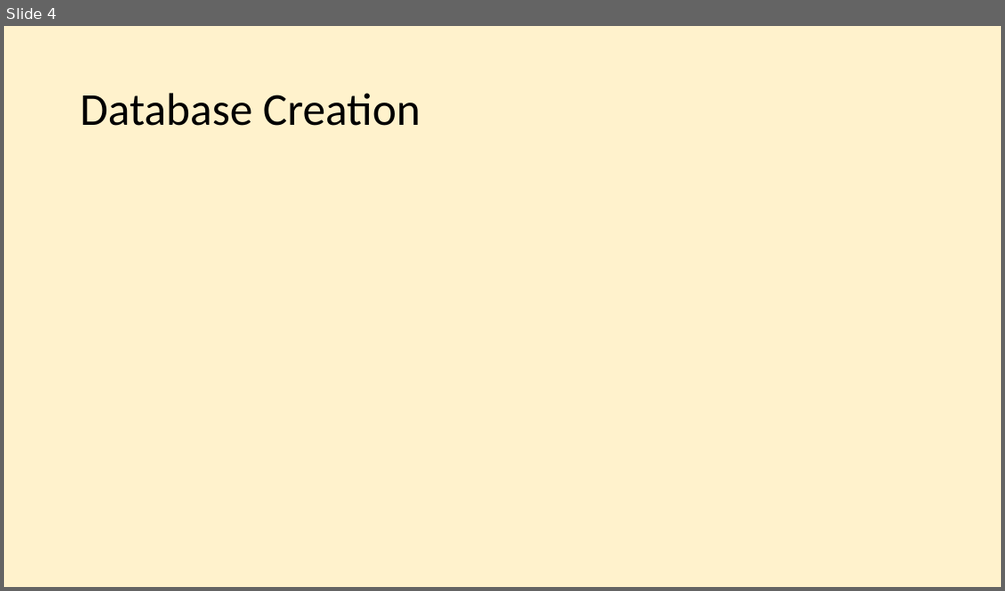
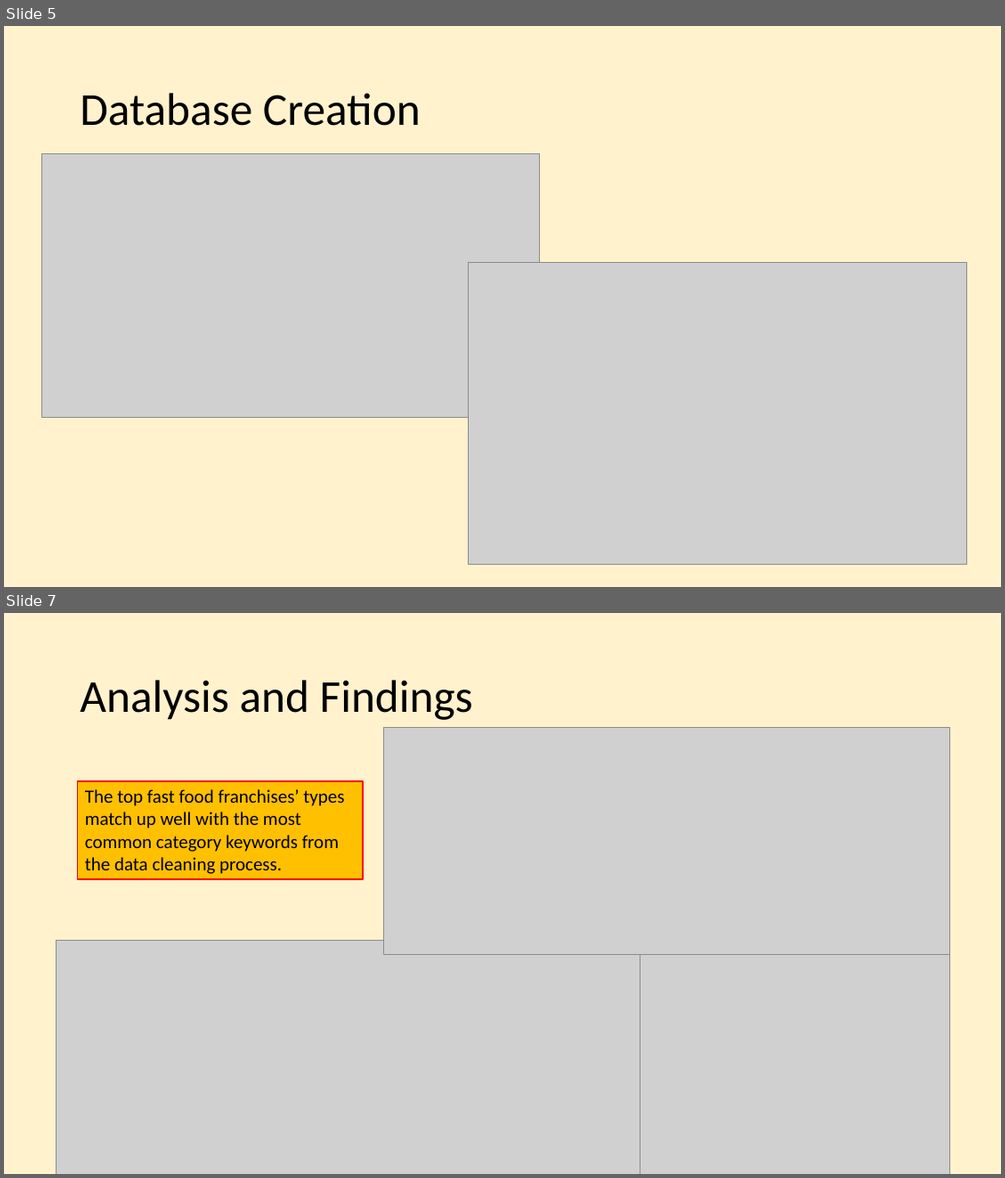
Before and after one commit to teresanttruong/M16-project-3-RTT, a slide deck: restaurants_presentation.pptx. Shown one above the other, each under a label of ours: slide 4 before the commit, slides 5 and 7 after it; the slides between them are not shown. The pictures are 1005x591 and 1005x1178 pixels, drawn with LibreOffice and Linux fonts; fonts in the diff are those of the drawing; grey boxes stand for pictures. Boxes give left, top, right and bottom in pixels: in the first picture for what was removed or moved away, otherwise in the second. Text is boxed around its words. In the diff, an @@ line names an element or a change of style, - is before the commit and + after.

```diff
--- a/restaurants_presentation.pptx
+++ b/restaurants_presentation.pptx
@@ slide 7 added at (x1=4, y1=613, x2=1001, y2=1174), background #FFF2CC @@
@@ title added at (x1=80, y1=680, x2=473, y2=720), 44 pt, text #000000 @@
+Analysis and Findings
@@ picture added at (x1=384, y1=728, x2=950, y2=954) @@
@@ rectangle added at (x1=77, y1=781, x2=362, y2=879), fill #FFC000, outline #FF0000 1.5 pt, 18 pt, text #000000 @@
+The top fast food franchises’ types match up well with the most common category keywords from the data cleaning process.
@@ picture added at (x1=57, y1=941, x2=639, y2=1174) @@
@@ picture added at (x1=640, y1=954, x2=950, y2=1174) @@
@@ what was slide 4 is now slide 5 @@
@@ slide 5 changed as well @@
@@ picture added at (x1=41, y1=154, x2=540, y2=417) @@
@@ picture added at (x1=469, y1=263, x2=967, y2=564) @@
```
Also in this commit, not shown: 3 other slides changed, 3 other slides added, 6 slides removed, 2 other files.
